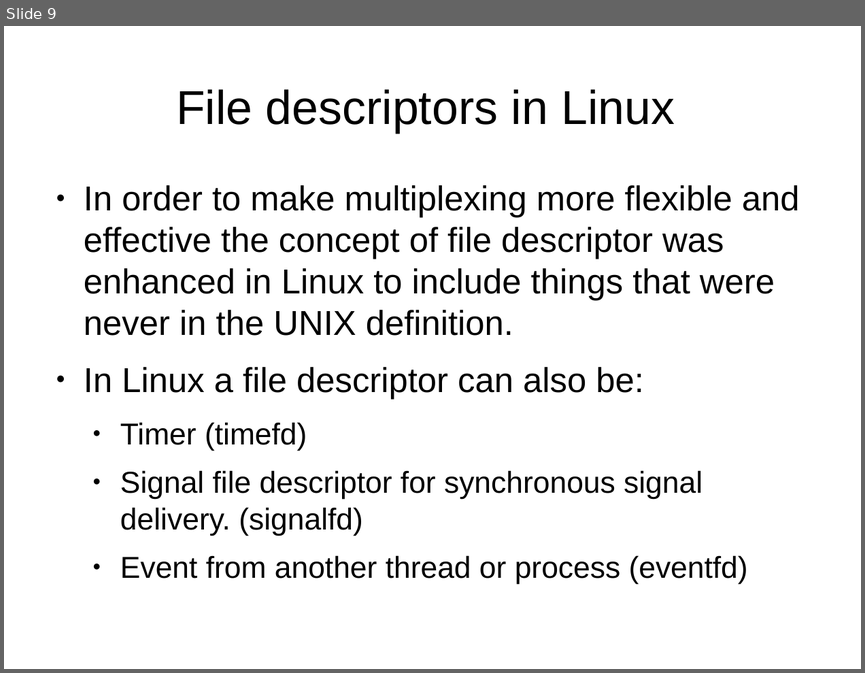
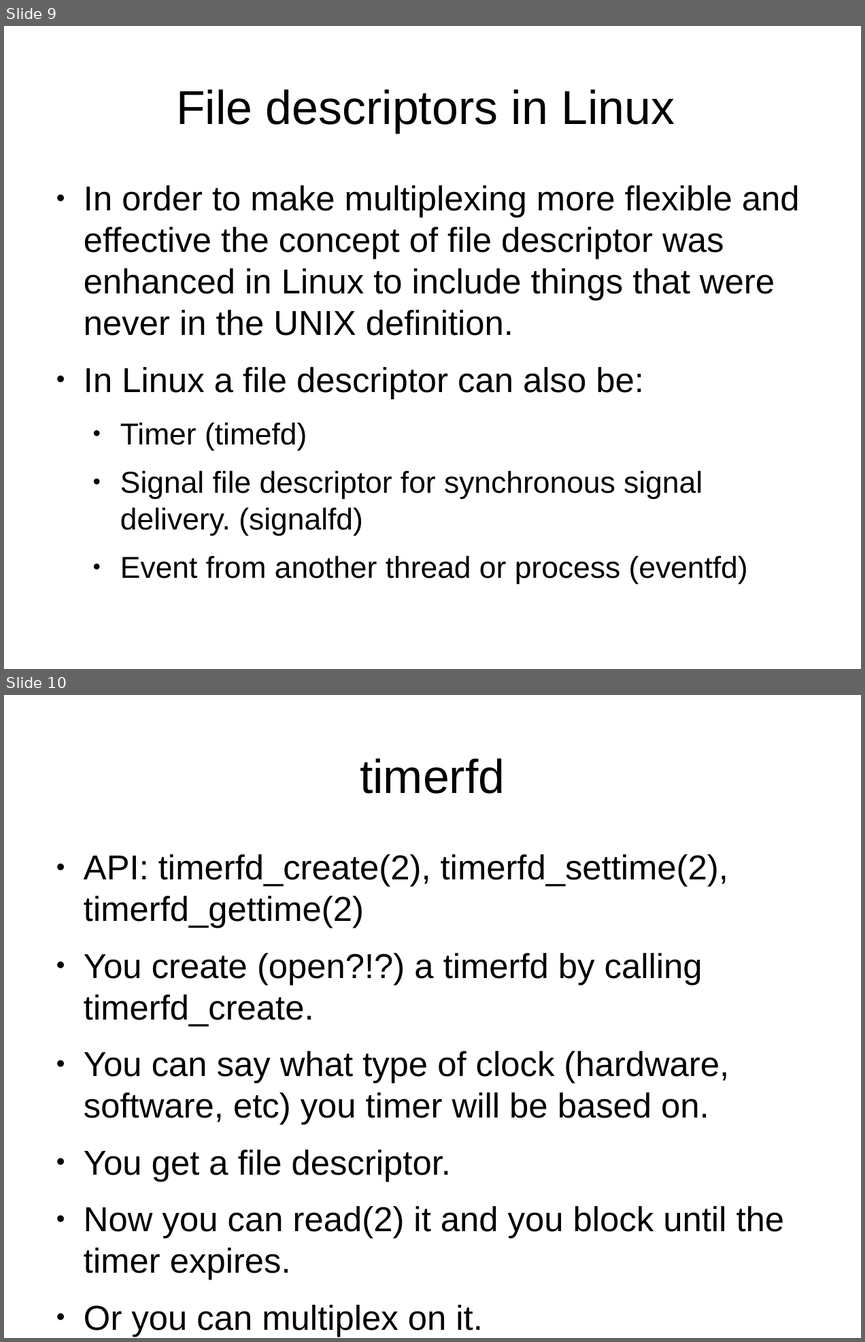
Before and after one commit to veltzer/demos, a slide deck: cpp/multi_core/linux_multiplexing.odp. Shown one above the other, each under a label of ours: slide 9 before the commit, slides 9 and 10 after it. The pictures are 865x673 and 865x1342 pixels, drawn with LibreOffice and Linux fonts; fonts in the diff are those of the drawing. Boxes give left, top, right and bottom in pixels: in the first picture for what was removed or moved away, otherwise in the second. Text is boxed around its words. In the diff, an @@ line names an element or a change of style, - is before the commit and + after.

```diff
--- a/cpp/multi_core/linux_multiplexing.odp
+++ b/cpp/multi_core/linux_multiplexing.odp
@@ slide 10 added at (x1=4, y1=695, x2=861, y2=1338), background #FFFFFF @@
@@ title added at (x1=360, y1=758, x2=504, y2=794), 44 pt, text #000000 @@
+timerfd
@@ text added at (x1=84, y1=854, x2=785, y2=1336), 32 pt, text #000000 @@
+● API: timerfd_create(2), timerfd_settime(2), timerfd_gettime(2)
+● You create (open?!?) a timerfd by calling timerfd_create.
+● You can say what type of clock (hardware, software, etc) you timer will be based on.
+● You get a file descriptor.
+● Now you can read(2) it and you block until the timer expires.
+● Or you can multiplex on it.
```
Also in this commit, not shown: 1 slide changed, 8 other slides added.
